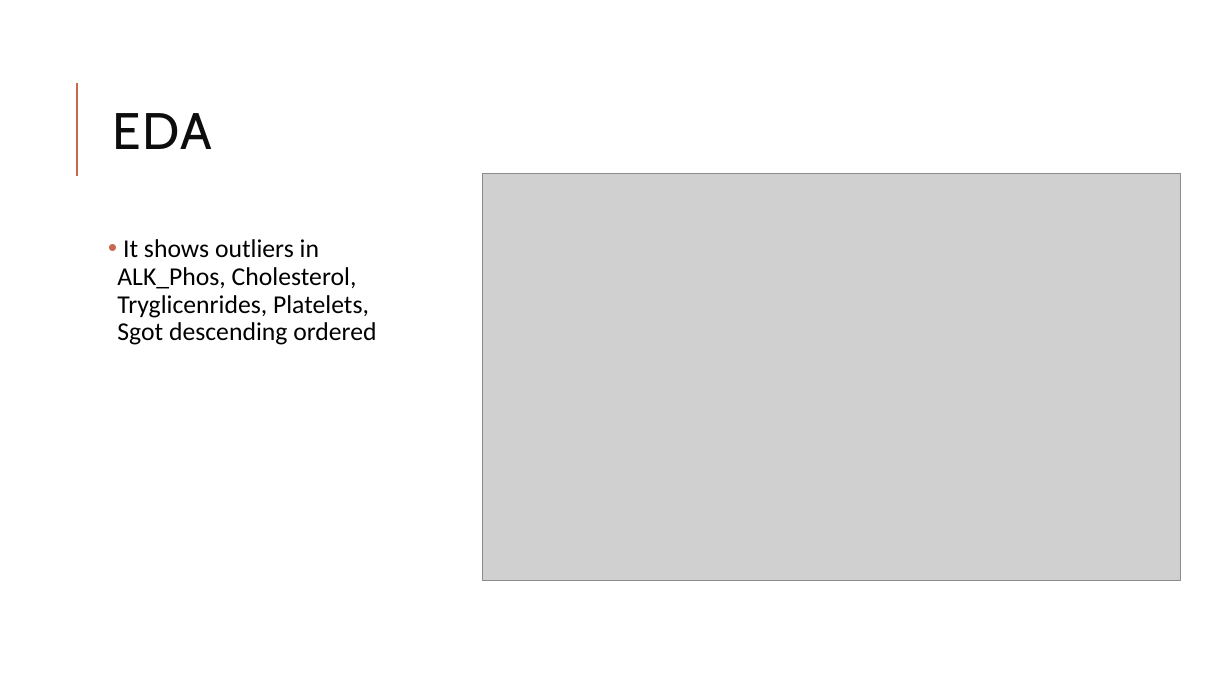
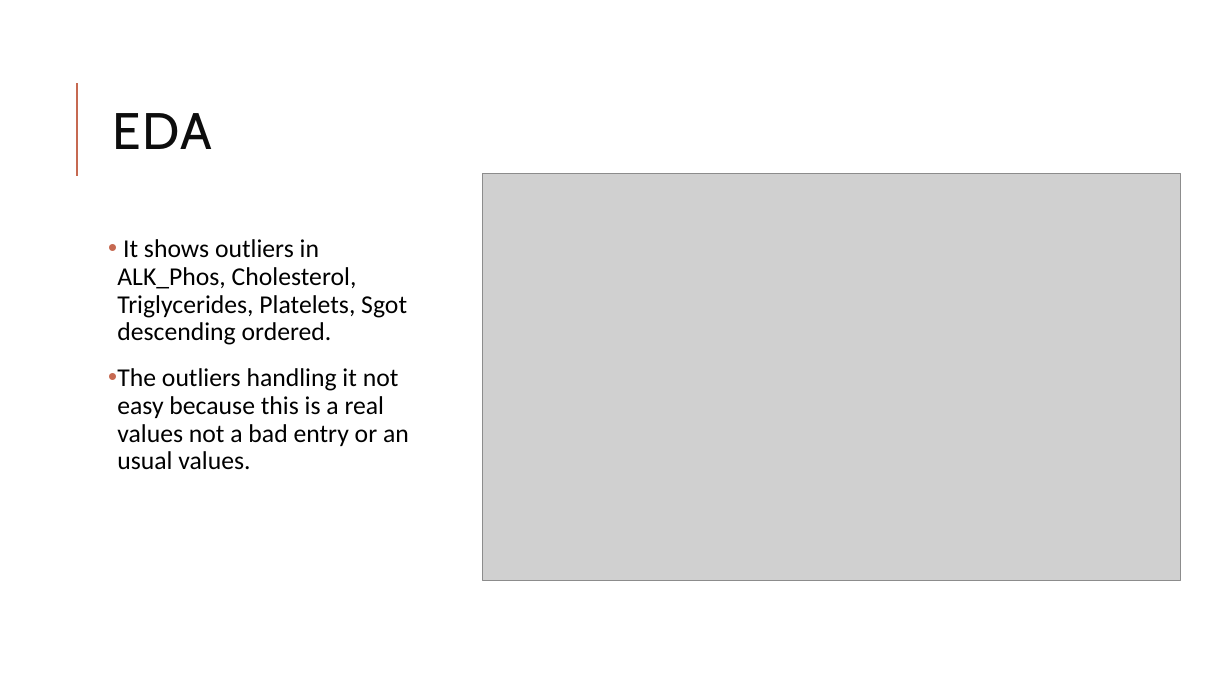
Before and after one commit to Yahia-Ragab/Depi, a slide deck: slide 8 of Depi prject 3.pptx. Drawn at 1232x693 pixels with LibreOffice and Linux fonts; fonts in the diff are those of the drawing; grey boxes stand for pictures. Boxes give left, top, right and bottom in pixels: in the first picture for what was removed or moved away, otherwise in the second. Text is boxed around its words. In the diff, an @@ line names an element or a change of style, - is before the commit and + after.

```diff
--- a/Depi prject 3.pptx
+++ b/Depi prject 3.pptx
@@ text at [117,239,409,470]: text changed @@
-• It shows outliers in ALK_Phos, Cholesterol, Tryglicenrides, Platelets, Sgot descending ordered
+• It shows outliers in ALK_Phos, Cholesterol, Triglycerides, Platelets, Sgot descending ordered.
+• The outliers handling it not easy because this is a real values not a bad entry or an usual values.
```
Also in this commit, not shown: 14 other slides changed, 6 slides added, 1 slide removed.
